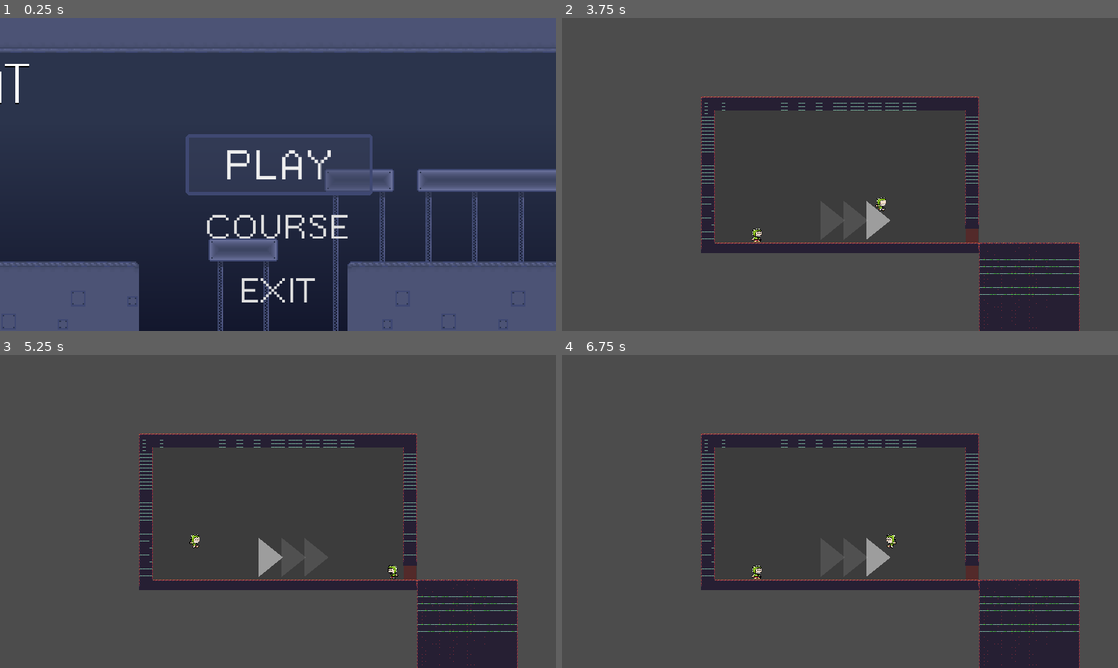
Above: before the commit, frames 1-4 (two rows, left to right).
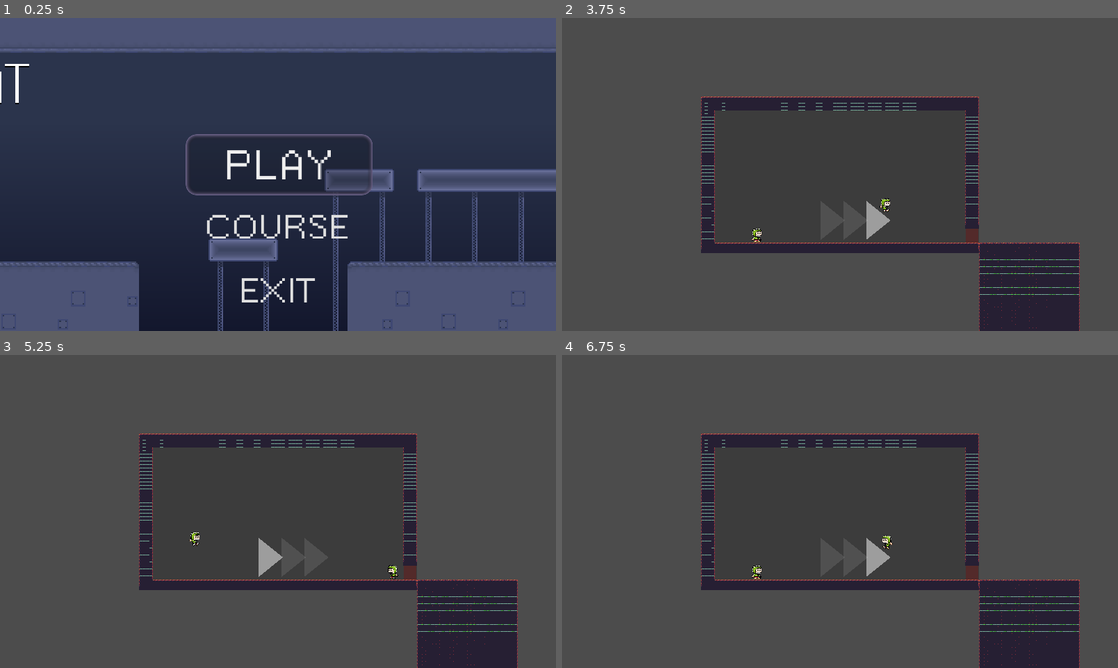
Above: after the commit, the same moments.

Repository: codemonsters/racekombat
Game: Godot game, scene res://Game.tscn
Two runs of this game, one before a commit and one after it. Both use one fixed random seed, a clock stepped at 60 frames per second and the inputs below.
Inputs (mouse positions are in pixels of both pictures, inside the frame that each line leads up to):
- Up to frame 1 (0.25 s): no input
- Up to frame 2 (3.75 s): click "PLAY" at 0.5 s; tap Enter at 1.25 s; move the mouse to (962, 158) at 1.27 s; hold Right (ui_right) 1.28-2.78 s; tap V at 1.35 s; tap W at 1.52, 2.27 s; move the mouse to (728, 190) at 2.02 s; tap B at 2.1 s; move the mouse to (895, 105) at 2.77 s; hold Left (ui_left) 2.78-3.53 s; tap N at 2.85 s; move the mouse to (812, 237) at 3.52 s; hold Right (ui_right) from 3.53 s (still down); tap M at 3.6 s
- Up to frame 3 (5.25 s): tap W at 3.77, 4.52 s; move the mouse to (444, 558) at 4.27 s; tap V at 4.35 s; move the mouse to (111, 464) at 5.02 s; release Right (ui_right) at 5.03 s; hold Left (ui_left) from 5.03 s (still down); tap B at 5.1 s
- Up to frame 4 (6.75 s): tap W at 5.27 s; move the mouse to (867, 511) at 5.77 s; release Left (ui_left) at 5.78 s; hold Right (ui_right) 5.78-6.53 s; tap N at 5.85 s; move the mouse to (756, 433) at 6.52 s; hold Left (ui_left) from 6.53 s (still down); tap M at 6.6 s

The runs differ from the first frame. In frame 1, 5.0% of the frame differs, in the area x 33-67%, y 37-57%; in frame 2, less than 0.1%; in frame 3, less than 0.1%; in frame 4, less than 0.1%.

Commit message:
Mejora el dash

Diff:
--- a/server/assets/main_theme.tres
+++ b/server/assets/main_theme.tres
@@ -6,34 +6,36 @@
 size = 100
 font_data = ExtResource( 1 )
 
-[sub_resource type="GDScript" id=7]
-
 [sub_resource type="StyleBoxFlat" id=3]
-bg_color = Color( 0.243137, 0.27451, 0.388235, 0.439216 )
-border_width_left = 6
-border_width_top = 6
-border_width_right = 6
-border_width_bottom = 6
-border_color = Color( 0.25098, 0.286275, 0.45098, 1 )
-corner_radius_top_left = 4
-corner_radius_top_right = 4
-corner_radius_bottom_right = 4
-corner_radius_bottom_left = 4
-corner_detail = 1
+bg_color = Color( 0, 0, 0, 0.2 )
+border_width_left = 10
+border_width_top = 10
+border_width_right = 10
+border_width_bottom = 10
+border_color = Color( 0.419608, 0.384314, 0.529412, 1 )
+border_blend = true
+corner_radius_top_left = 20
+corner_radius_top_right = 20
+corner_radius_bottom_right = 20
+corner_radius_bottom_left = 20
 expand_margin_left = 10.0
 expand_margin_right = 10.0
 expand_margin_top = 10.0
 expand_margin_bottom = 10.0
 shadow_color = Color( 1, 1, 1, 0 )
-script = SubResource( 7 )
 
 [sub_resource type="StyleBoxEmpty" id=5]
 
 [sub_resource type="StyleBoxEmpty" id=4]
 
 [sub_resource type="StyleBoxFlat" id=6]
-bg_color = Color( 0.364706, 0.392157, 0.545098, 0.254902 )
+bg_color = Color( 0, 0, 0, 0.2 )
+border_width_left = 10
+border_width_top = 10
+border_width_right = 10
+border_width_bottom = 10
 border_color = Color( 0.419608, 0.384314, 0.529412, 1 )
+border_blend = true
 corner_radius_top_left = 20
 corner_radius_top_right = 20
 corner_radius_bottom_right = 20
--- a/server/screens/game/player/Player.gd
+++ b/server/screens/game/player/Player.gd
@@ -12,11 +12,17 @@
 var defaultSnap = Vector2.DOWN * 15
 var snap = defaultSnap
 var input_direction_x := 0.0
+var input_direction_y := 0.0
+
 
 
 func _handle_input(action, is_pressed):
 	if is_pressed:
 		match action:
+			"up":
+				input_direction_y += 1.0
+			"down":
+				input_direction_y -= 1.0
 			"left":
 				input_direction_x -= 1.0
 			"right":
@@ -31,8 +37,14 @@
 				input_direction_x += 1.0
 			"right":
 				input_direction_x -= 1.0
+			"up":
+				input_direction_y -= 1.0
+			"down":
+				input_direction_y += 1.0
 
 	input_direction_x = clamp(input_direction_x, -1.0, 1.0)
+	input_direction_y = clamp(input_direction_y, -1.0, 1.0)
+	print(input_direction_y)
 
 
 func _jump():
--- a/server/screens/game/player/states/Dash.gd
+++ b/server/screens/game/player/states/Dash.gd
@@ -2,18 +2,21 @@
 
 
 func enter(_msg := {}) -> void:
-	owner.velocity.x = owner.speed_dash * owner.input_direction_x
-	owner.animatedSprite.play("idle")
+	# Check what kind of dash we tried: horizontal, vertical or both
+	if owner.input_direction_x != 0 and owner.input_direction_y == 0:
+		owner.velocity.x = owner.speed_dash * owner.input_direction_x
+		stateMachine.transitionTo("Run")
+	elif owner.input_direction_x == 0 and owner.input_direction_y != 0:
+		owner.velocity.y = - owner.speed_dash
+		#owner.animatedSprite.play("jump")
+		stateMachine.transitionTo("Air")
+	else:
+#		owner.velocity.x = owner.speed_dash * owner.input_direction_x
+		owner.velocity.y = owner.speed_dash * - owner.input_direction_y
+		stateMachine.transitionTo("Air")
+
+	# owner.animatedSprite.play("idle")
 
 
 func update(_delta: float) -> void:
-	# TODO: Hay que añadir soporte para dash vertical, y mejorar quizás el horizontal
-#	if owner.input_direction_x != 0.0:
-	stateMachine.transitionTo("Run")
-#	if owner.is_on_floor():
-#		owner.snap = owner.defaultSnap
-#		owner.velocity = owner.move_and_slide_with_snap(owner.velocity, owner.snap, Vector2.UP)
-#	else:
-#		owner.snap = Vector2.ZERO
-#		stateMachine.transitionTo("Air")
-#		return
+	pass
Not shown: 1 places in server/assets/main_theme.tres that only renumber resources
Not shown, added: gamepad/Icons/bg432.png
Not shown, added: gamepad/Icons/bg432.png.import
Not shown, added: gamepad/Icons/fg432.png
Not shown, added: gamepad/Icons/fg432.png.import
Not shown, added: gamepad/Icons/icon.png
